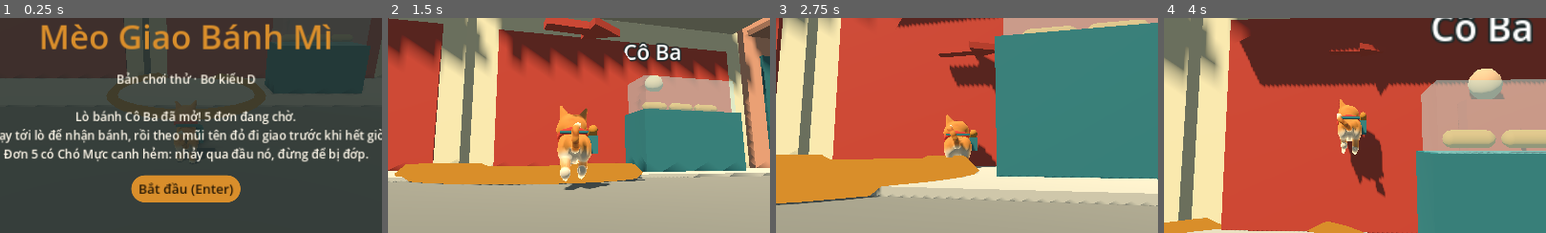
Above: before the commit, frames 1-4 (left to right).
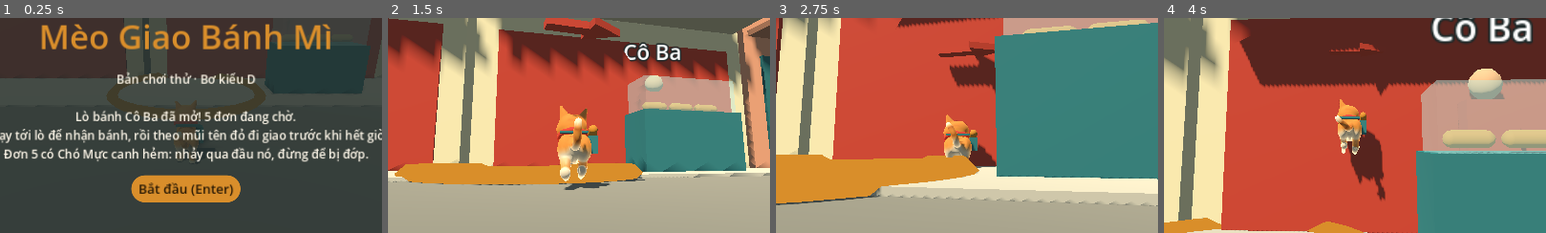
Above: after the commit, the same moments.

Repository: sangdaden/meo-giao-banh-mi
Game: Godot game, scene res://scenes/main.tscn
The game is run twice, just before and just after one commit, with the same random seed, the same clock (stepped at 60 frames per second) and the same inputs.
Inputs (mouse positions are % of the whole screen's width and height, from its top left):
- Up to frame 1 (0.25 s): no input
- Up to frame 2 (1.5 s): click "Bắt đầu (Enter)" at 0.5 s; tap Enter (ui_accept) at 1.25 s; move the mouse to (55, 50) at 1.27 s; hold W (move_forward) from 1.28 s (still down); hold Shift (sprint) from 1.28 s (still down)
- Up to frame 3 (2.75 s): keep holding W (move_forward); tap Space (jump) at 1.52, 2.27 s; move the mouse to (45, 50) at 2.02 s; release Shift (sprint) at 2.03 s; tap Shift (sprint) at 2.1 s
- Up to frame 4 (4 s): keep holding W (move_forward); move the mouse to (52, 48) at 2.77 s; hold Shift (sprint) 2.78-3.53 s; move the mouse to (49, 52) at 3.52 s; tap Shift (sprint) at 3.6 s; tap Space (jump) at 3.77 s
The pictures show only the part of the screen within x 26-76%, y 29-79%; the shares and areas given below are measured in that part.

The runs differ from the first frame. In frame 1, less than 0.1% of the frame differs, in the area x 46-52%, y 52-68%; in frame 2, 0.5%, in the area x 44-56%, y 41-80%; in frame 3, 0.2%; in frame 4, 0.3%.

Commit message:
Dùng model chuẩn D mới (đuôi 0,30 m) thay vì tự thu đuôi
Model phác thảo chung2.glb đã được sửa đuôi ngắn ở thread phong cách,
nên bỏ bước thu đuôi trong bo_game.py, đặt lại 4 xương đuôi theo đường
cong mới và chỉnh góc các dáng cho hợp dáng gốc rủ xuống rồi cong lên.

Co-Authored-By: Claude Opus 5.5 (1M context) <noreply@anthropic.com>
Claude-Session: https://claude.ai/code/session_013PZcoCxzxQJZttT13Mnv84

Diff:
--- a/scripts/player.gd
+++ b/scripts/player.gd
@@ -276,10 +276,10 @@
 	_last_yaw = yaw
 	_yaw_rate = lerpf(_yaw_rate, rate, 1.0 - exp(-8.0 * delta))
 
-	# Góc đích (radian, dương là cụp xuống/ra sau). Đứng yên thì gần dáng gốc của model.
-	var idle := [0.3, 0.2, 0.05 + sin(t * 1.3) * 0.12, sin(t * 1.3 - 0.8) * 0.25]
-	var walk := [0.45, 0.35, 0.05, -0.15]  # hạ thấp hơn, chóp vẫn móc nhẹ
-	var run := [0.75, 0.6, 0.3, 0.1]       # duỗi ra sau
+	# Góc đích (radian, dương là cụp xuống/ra sau). Đứng yên là dáng gốc của model: rủ xuống rồi cong lên.
+	var idle := [0.0, 0.0, sin(t * 1.3) * 0.12, sin(t * 1.3 - 0.8) * 0.25]
+	var walk := [0.1, 0.1, 0.25, 0.1]      # hạ thấp hơn, chóp vẫn cong lên nhẹ
+	var run := [-0.1, 0.25, 0.7, 0.45]     # duỗi ra sau
 	var targets := []
 	for i in 4:
 		var a: float
Binary file changed: assets/models/bo.glb
Not shown, changed: tools/bo_game.py
